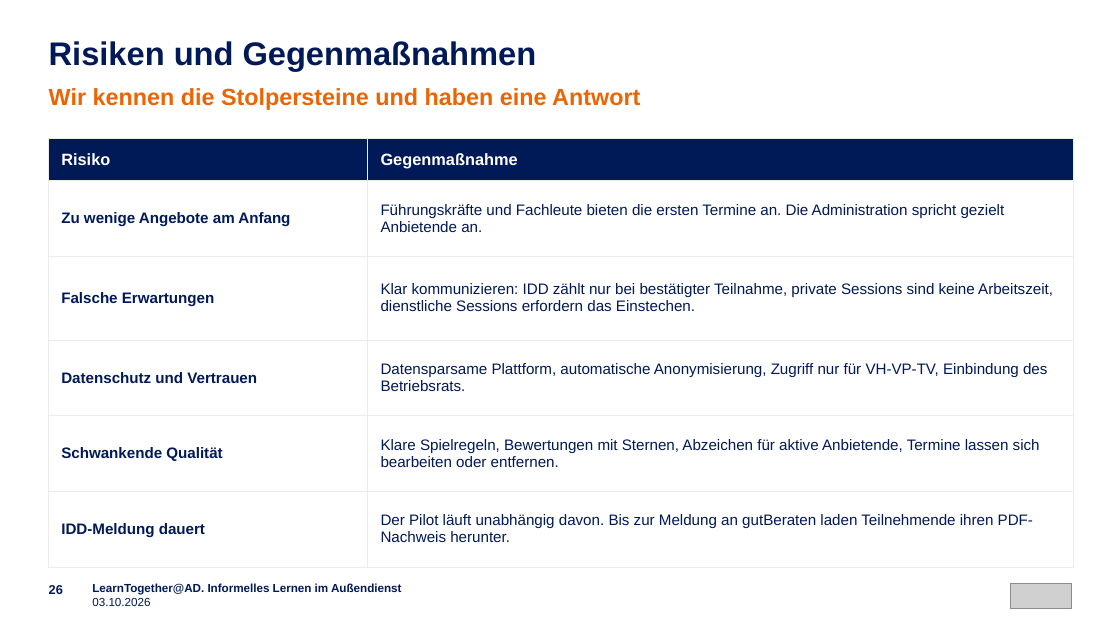
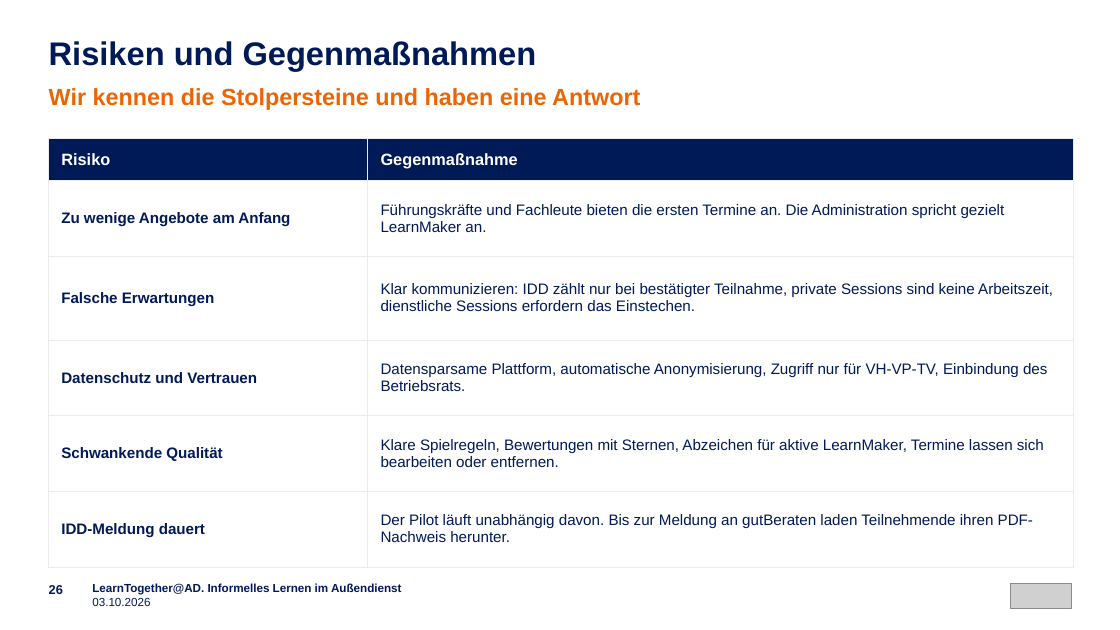
Before and after one commit to emplush/ruv_learntogether, a slide deck: slide 26 of docs/LearnTogether-AD_Praesentation.pptx. Drawn at 1120x630 pixels with LibreOffice and Linux fonts; fonts in the diff are those of the drawing; grey boxes stand for pictures. Boxes give left, top, right and bottom in pixels: in the first picture for what was removed or moved away, otherwise in the second. Text is boxed around its words. In the diff, an @@ line names an element or a change of style, - is before the commit and + after.

```diff
--- a/docs/LearnTogether-AD_Praesentation.pptx
+++ b/docs/LearnTogether-AD_Praesentation.pptx
@@ table at (49,139,1074,546) @@
-row 2, column 2: Führungskräfte und Fachleute bieten die ersten Termine an. Die Administration spricht gezielt Anbietende an.
+row 2, column 2: Führungskräfte und Fachleute bieten die ersten Termine an. Die Administration spricht gezielt LearnMaker an.
-row 5, column 2: Klare Spielregeln, Bewertungen mit Sternen, Abzeichen für aktive Anbietende, Termine lassen sich bearbeiten oder entfernen.
+row 5, column 2: Klare Spielregeln, Bewertungen mit Sternen, Abzeichen für aktive LearnMaker, Termine lassen sich bearbeiten oder entfernen.
```
Also in this commit, not shown: 10 other slides changed, 35 other files.
